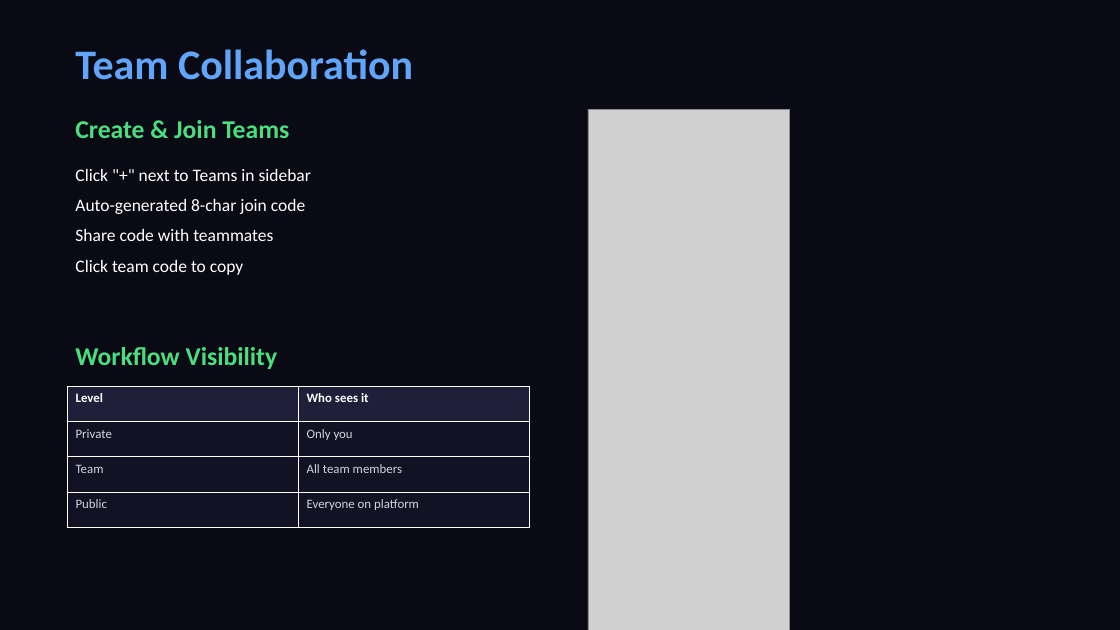
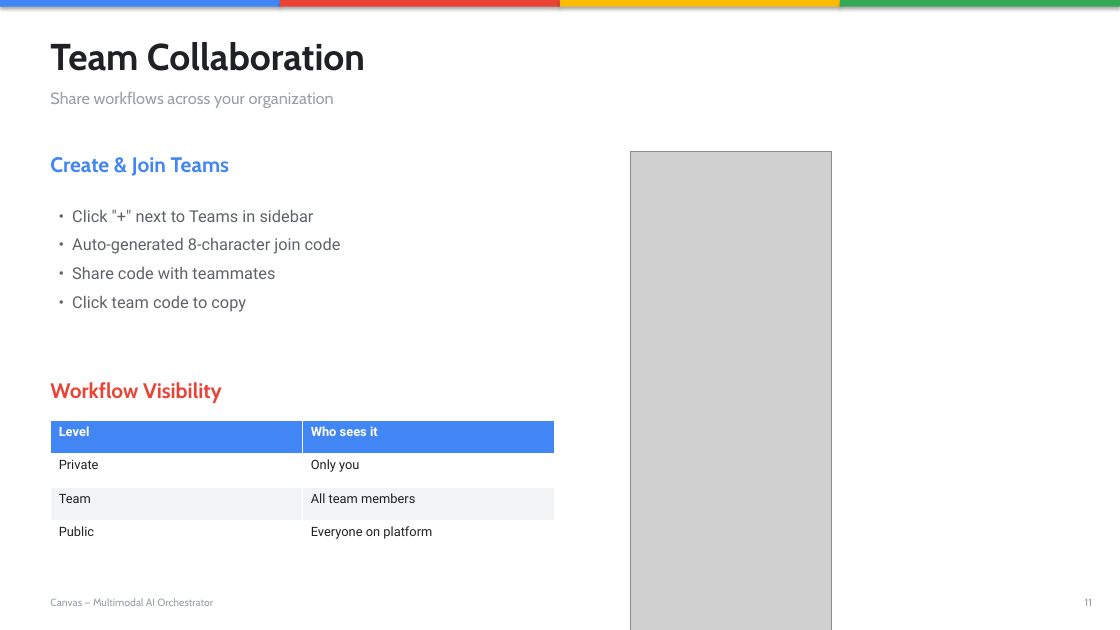
Before and after one commit to gauravz7/canvas, a slide deck: slide 11 of docs/Canvas_Product_Deck.pptx (slide 10 before the commit). Drawn at 1120x630 pixels with LibreOffice and Linux fonts; fonts in the diff are those of the drawing; grey boxes stand for pictures. Boxes give left, top, right and bottom in pixels: in the first picture for what was removed or moved away, otherwise in the second. Text is boxed around its words. In the diff, an @@ line names an element or a change of style, - is before the commit and + after.

```diff
--- a/docs/Canvas_Product_Deck.pptx
+++ b/docs/Canvas_Product_Deck.pptx
@@ background #0A0A14 to #FFFFFF @@
@@ rectangle added at [0, 0, 280, 7], fill #4285F4 @@
@@ rectangle added at [280, 0, 560, 7], fill #EA4335 @@
@@ rectangle added at [560, 0, 840, 7], fill #FBBC04 @@
@@ rectangle added at [840, 0, 1120, 7], fill #34A853 @@
@@ text "Team Collaboration": place and size @@
-text "Team Collaboration" at [75, 49, 413, 80]
+text "Team Collaboration" at [50, 42, 365, 71]
@@ text "Team Collaboration" at [50, 42, 365, 71]: size 36 to 32 pt, font Calibri to Cabin, text colour #60A5FA to #202124 @@
@@ text added at [50, 92, 334, 108], 14 pt, text #9AA0A6 @@
+Share workflows across your organization
@@ text "Create & Join Teams": place and size @@
-text "Create & Join Teams" at [75, 120, 289, 138]
+text "Create & Join Teams" at [50, 157, 229, 176]
@@ text "Create & Join Teams" at [50, 157, 229, 176]: size 22 to 18 pt, font Calibri to Cabin, text colour #4ADE80 to #4285F4 @@
@@ picture: place and size @@
-picture at [588, 109, 790, 630]
+picture at [630, 151, 832, 630]
@@ text at [72, 209, 341, 312]: text changed; size 15 to 14 pt; font Calibri to Roboto; text colour #FFFFFF to #5F6368 @@
-Click "+" next to Teams in sidebar
-Auto-generated 8-char join code
-Share code with teammates
-Click team code to copy
+• Click "+" next to Teams in sidebar
+• Auto-generated 8-character join code
+• Share code with teammates
+• Click team code to copy
@@ text "Workflow Visibility": place and size @@
-text "Workflow Visibility" at [75, 347, 278, 369]
+text "Workflow Visibility" at [50, 382, 222, 403]
@@ text "Workflow Visibility" at [50, 382, 222, 403]: size 22 to 18 pt, font Calibri to Cabin, text colour #4ADE80 to #EA4335 @@
@@ table at [50, 420, 555, 555] @@
@@ fill #1F1F3A to #4285F4 in row 1 @@
@@ fill #121224 to #FFFFFF in 4 cells @@
@@ fill #121224 to #F1F3F4 in row 3 @@
@@ font Calibri to Roboto @@
@@ text colour #D1D5DB to #202124 in "Private", "Only you", "Team", "All team members" and 2 more places @@
@@ table: place and size @@
-table at [67, 386, 529, 528]
+table at [50, 420, 555, 555]
@@ text added at [50, 598, 213, 606], 9 pt, text #9AA0A6 @@
+Canvas — Multimodal AI Orchestrator
@@ text added at [1085, 599, 1092, 606], 9 pt, text #9AA0A6 @@
+11
```
Also in this commit, not shown: 11 other slides changed, 6 slides added, 2 slides removed.
